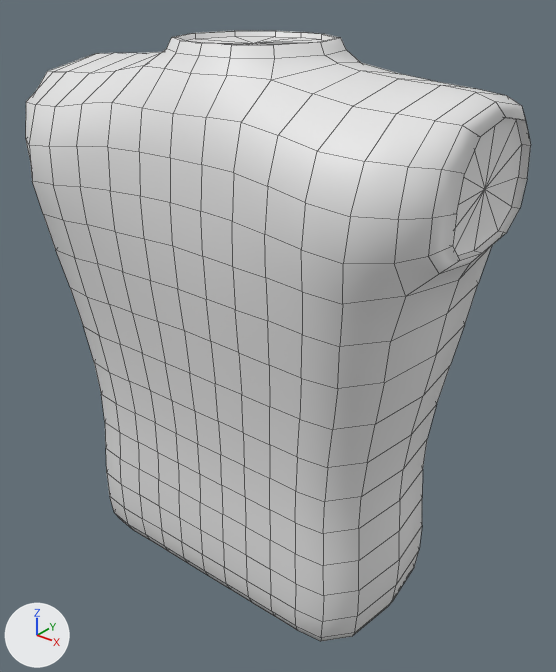
The FBX model Assets/Resources/Art/Robot Body/Robot Body.fbx, before and after one commit.
Rendered twice from a camera (50 mm lens) standing at (1.63, -1.9, 1.12) and looking at (0.07, 0.05, -0.1). Every picture has the same lights, and +X, +Y and +Z are marked at lower left. Mesh edges are drawn as thin lines.

The first picture shows 'Body'.
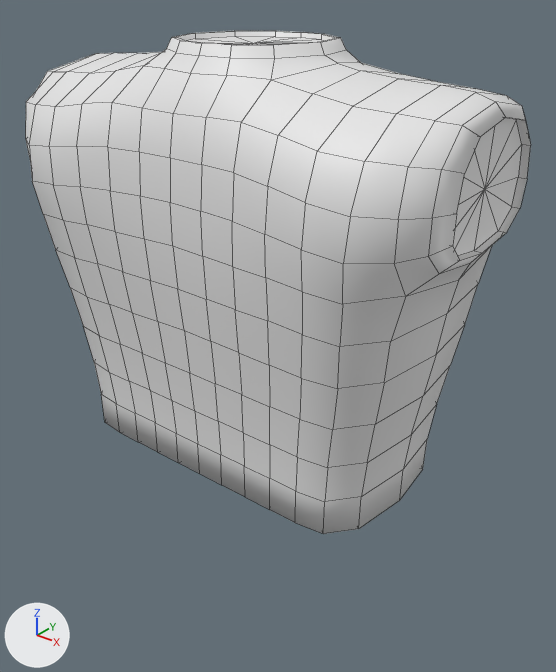
Pixel boxes (x1, y1, x2, y2) of what changed, in the pictures (556 x 672 px):
'Body', reshaped (18% shorter)
    before: (26, 31, 531, 641)
    after: (26, 31, 531, 534)
part 1 of me_cube_001, cut back
    before: (105, 423, 423, 641)

What the commit changed:
me_cube_001 is used by ob_body; location (0.0, 0.0, 0.0).
me_cube_001 had 630 vertices, 660 faces and spanned x -0.84..0.84, y -0.41..0.47, z -1.01..0.91.
me_cube_001 now has 490 vertices, 520 faces and spans x -0.84..0.84, y -0.41..0.47, z -0.52..0.91.
Part 1, on me_cube_001:
141 vertices are removed from x -0.65..0.65, y -0.32..0.32, z -1.01..-0.89.
168 faces are deleted.
56 vertices move from x -0.65..0.65, y -0.32..0.32, z -0.77..-0.65 to x -0.58..0.58, y -0.27..0.27, z -0.52..-0.49.
1 vertex is added at (0.0, 0.0, -0.49).
28 new faces join them.
